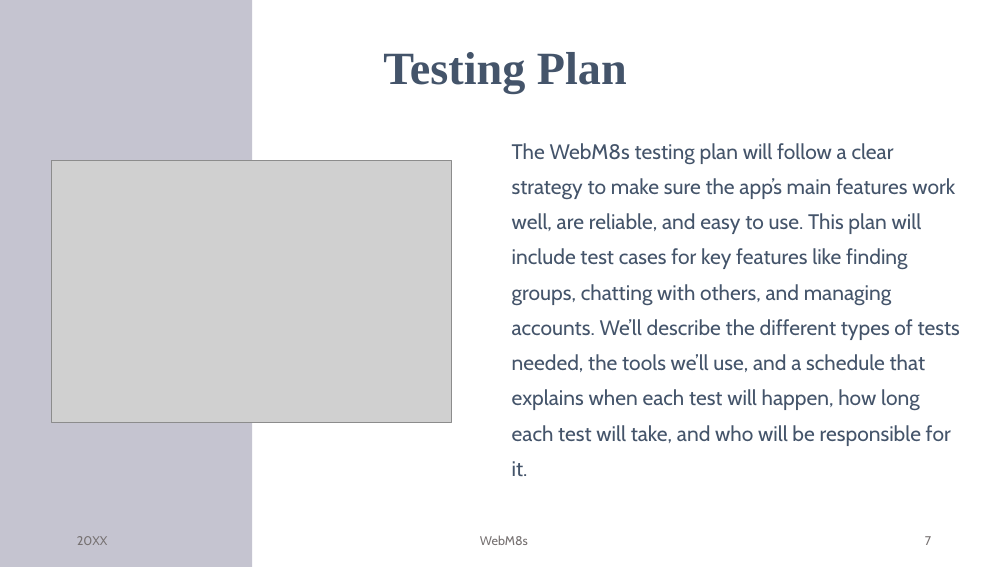
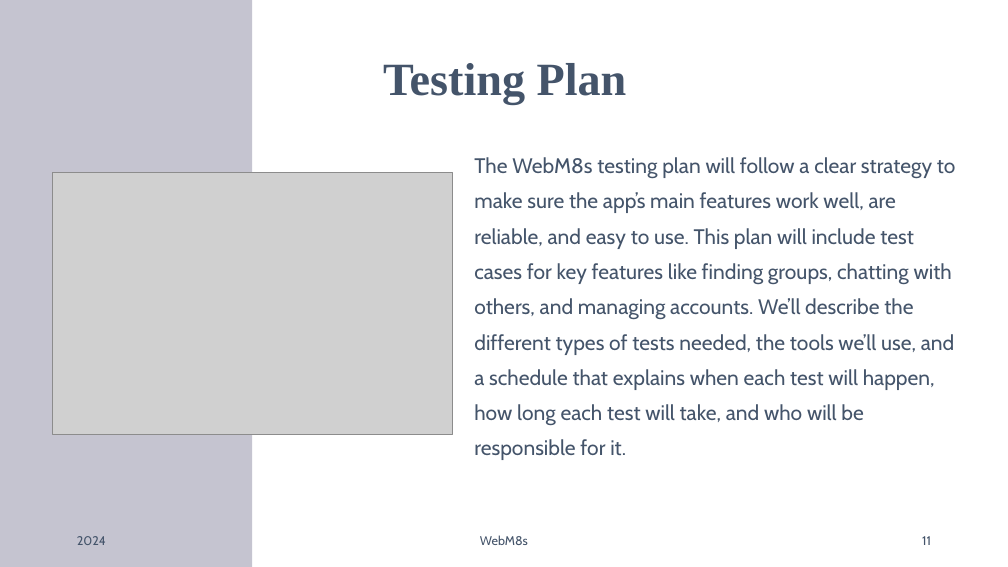
Before and after one commit to jankotanime/projekt-WZI, a slide deck: slide 11 of WebM8s.pptx (slide 7 before the commit). Drawn at 1008x567 pixels with LibreOffice and Linux fonts; fonts in the diff are those of the drawing; grey boxes stand for pictures. Boxes give left, top, right and bottom in pixels: in the first picture for what was removed or moved away, otherwise in the second. Text is boxed around its words. In the diff, an @@ line names an element or a change of style, - is before the commit and + after.

```diff
--- a/WebM8s.pptx
+++ b/WebM8s.pptx
@@ title "Testing Plan": place and size @@
-title "Testing Plan" at box(383, 52, 627, 93)
+title "Testing Plan" at box(383, 63, 627, 105)
@@ text "The WebM8s testing plan will ..." rewrapped from box(512, 143, 960, 446) to box(474, 157, 956, 460) @@
@@ picture: place and size @@
-picture at box(51, 160, 451, 423)
+picture at box(53, 172, 453, 435)
@@ text at box(77, 536, 106, 545): text changed; text colour #767171 to #44546A @@
-20XX
+2024
@@ text "WebM8s" at box(480, 535, 528, 545): text colour #767171 to #44546A @@
@@ page number at box(922, 536, 931, 545): text changed; text colour #767171 to #44546A @@
-7
+11
```
Also in this commit, not shown: 10 other slides changed, 6 slides added, 2 other files.
